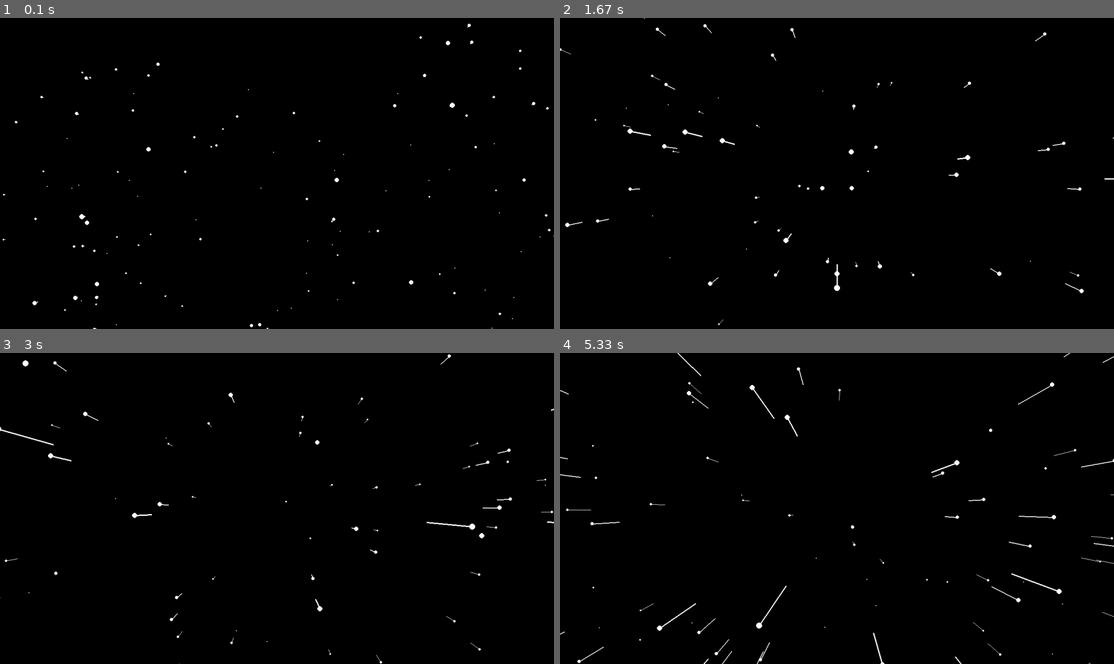
Above: before the commit, frames 1-4 (two rows, left to right).
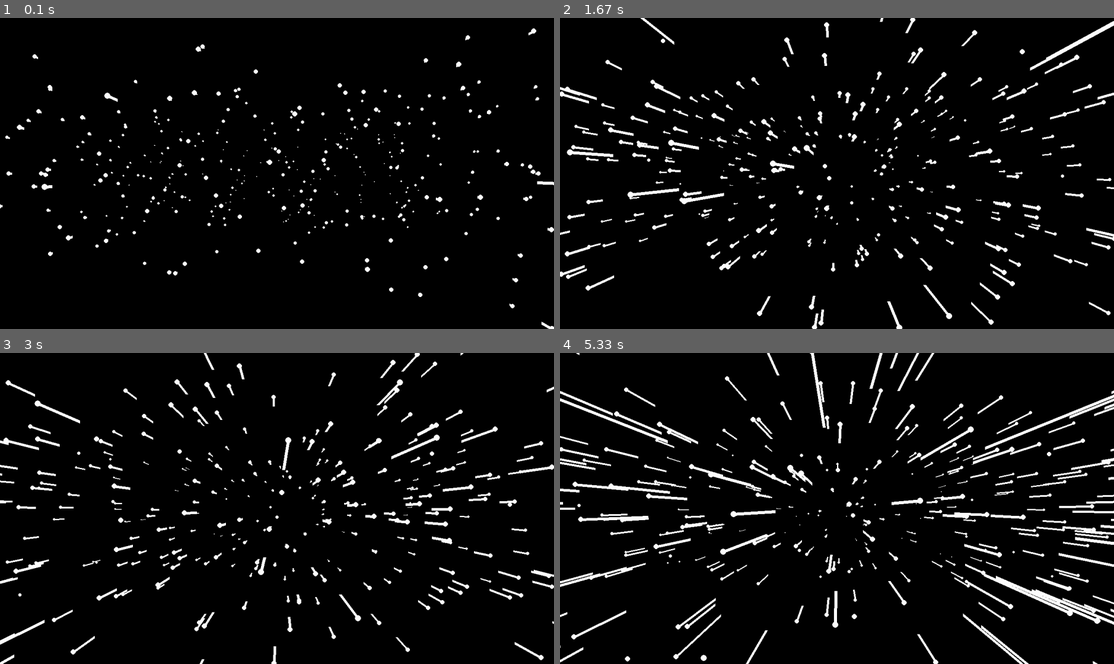
Above: after the commit, the same moments.

Repository: akibancha/PyGame-Starfield
Game: pygame game, started from starfield.py
The game is run twice, just before and just after one commit, with the same random seed, the same clock (stepped at 60 frames per second) and the same inputs.
Inputs (mouse positions are in pixels of both pictures, inside the frame that each line leads up to):
- Up to frame 1 (0.1 s): no input
- Up to frame 2 (1.67 s): click (837, 173) at 0.38 s; click (892, 241) at 0.72 s; click (1041, 282) at 1.05 s; click (704, 111) at 1.38 s
- Up to frame 3 (3 s): click (277, 545) at 1.72 s; click (199, 443) at 2.05 s; click (470, 589) at 2.38 s; click (94, 539) at 2.72 s
- Up to frame 4 (5.33 s): click (676, 449) at 3.05 s; click (704, 561) at 3.38 s; click (1036, 580) at 3.72 s; click (670, 623) at 4.05 s; click (665, 527) at 4.38 s; click (870, 595) at 4.72 s; click (936, 611) at 5.05 s

The runs differ from the first frame. In frame 1, 2.4% of the frame differs, in the area x 0-100%, y 1-100%; in frame 2, 6.2%; in frame 3, 5.9%; in frame 4, 10%, in the area x 0-100%, y 0-100%.

Commit message:
some fixes

Diff:
--- a/starfield.py
+++ b/starfield.py
@@ -23,27 +23,28 @@
 
 FPS: int = 30
 
-STAR_AMOUNT:int = 500
+STAR_AMOUNT: int = 500
 
 @dataclass
 class Star:
     y: int = 0
     x: int = 0
-    z: int = random.randint(1, WIDTH)
+    z: int = random.randint(1, WIDTH // 2)
     pz: int = z
+    ps: float = 0
 
     def draw(self, window: pygame.surface.Surface, color: Color) -> None:
             size: float = translate(self.z, (0, WIDTH), (8, 1))
-            sx: float = translate(self.x / self.z, (0, 1), (0, WIDTH))
-            sy: float = translate(self.y / self.z, (0, 1), (0, HEIGHT))
-            px: float = translate(self.x / self.pz, (0, 1), (0, WIDTH))
-            py: float = translate(self.y / self.pz, (0, 1), (0, HEIGHT))
+            sx: float = translate(self.x / self.z, (0, 1), (0, WIDTH // 2))
+            sy: float = translate(self.y / self.z, (0, 1), (0, HEIGHT // 2))
+            px: float = translate(self.x / self.pz, (0, 1), (0, WIDTH // 2))
+            py: float = translate(self.y / self.pz, (0, 1), (0, HEIGHT // 2))
             pygame.draw.circle(window, color, (sx + WIDTH / 2, sy + HEIGHT / 2), size)
-            pygame.draw.line(window, color,(px + WIDTH / 2, py + HEIGHT / 2), (sx + WIDTH / 2, sy + HEIGHT / 2), int(size - size / 2))
+            pygame.draw.line(window, color,(px + WIDTH / 2, py + HEIGHT / 2), (sx + WIDTH / 2, sy + HEIGHT / 2), int(size))
 
     def renew(self) -> None:
-        self.x = random.randint(-WIDTH // 2, WIDTH)
-        self.y = random.randint(-HEIGHT // 2, HEIGHT)
+        self.x = random.randint(-WIDTH // 2, WIDTH // 2)
+        self.y = random.randint(-HEIGHT // 2, HEIGHT // 2)
         self.z = random.randint(1, WIDTH)
         self.pz = self.z
 
@@ -82,8 +83,8 @@
 
     stars: list[Star] = [
         Star(
-            y=random.randint(-HEIGHT //2, HEIGHT),
-            x=random.randint(-WIDTH //2, WIDTH),
+            y=random.randint(-HEIGHT // 2, HEIGHT // 2),
+            x=random.randint(-WIDTH // 2, WIDTH // 2),
             z=random.randint(1, WIDTH)
             )
         for _ in range(STAR_AMOUNT)
